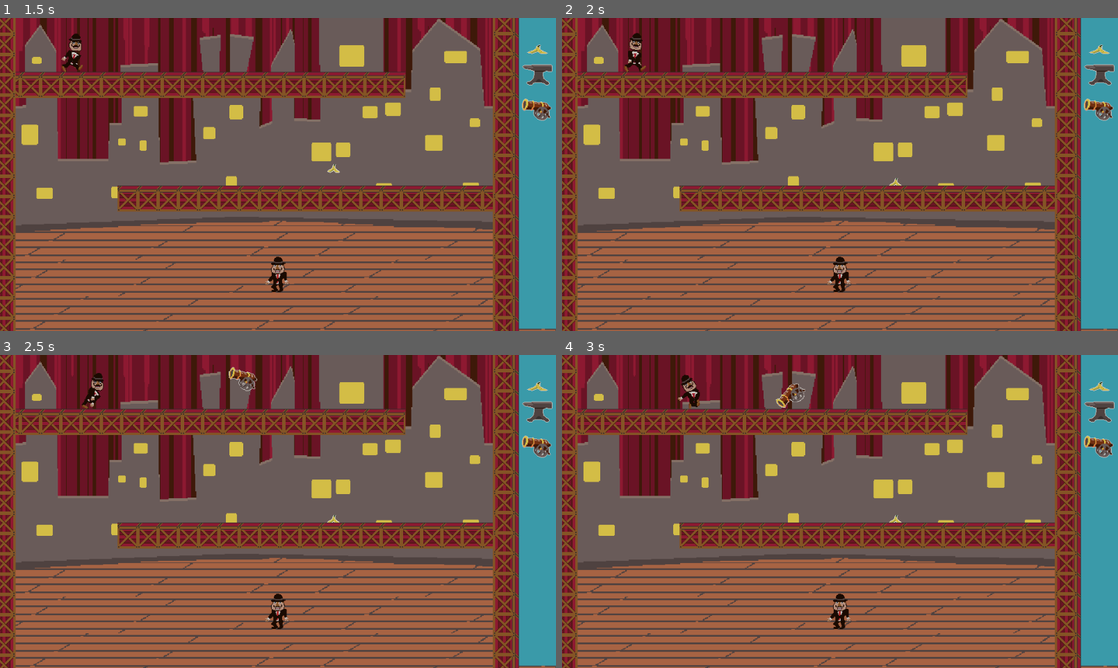
Above: before the commit, frames 1-4 (two rows, left to right).
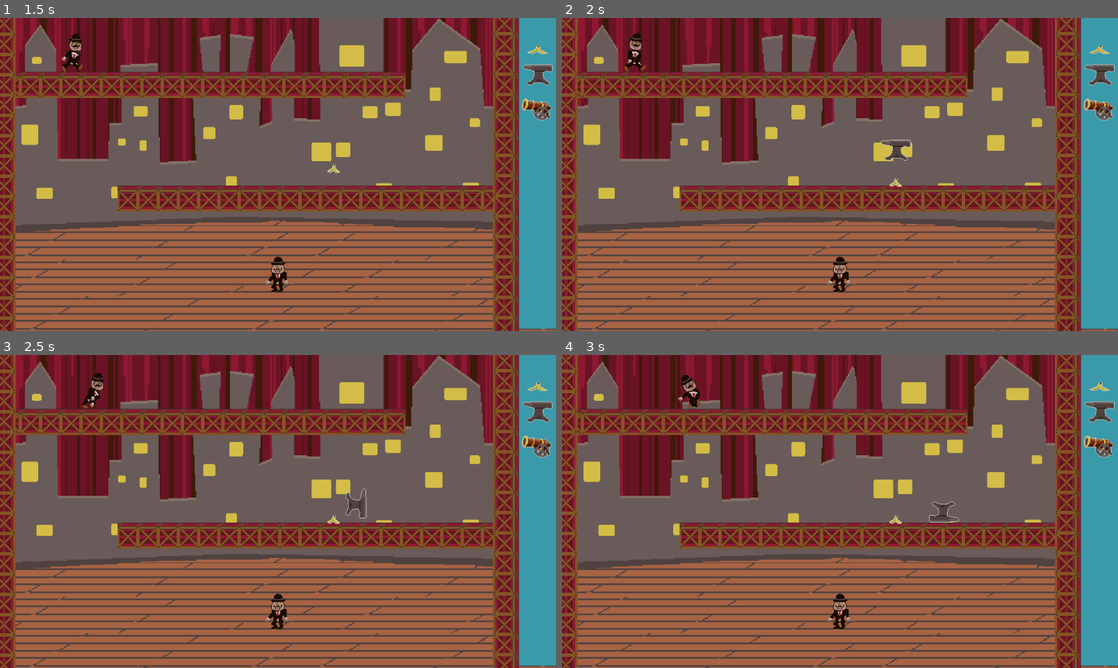
Above: after the commit, the same moments.

Repository: Rotta-Games/slapstick_lemmings
Game: Godot game, scene res://test_level.tscn
The game is run twice, just before and just after one commit, with the same random seed, the same clock (stepped at 60 frames per second) and the same inputs. This scene is started directly instead of the project's main scene.
Inputs (mouse positions are in pixels of both pictures, inside the frame that each line leads up to):
- Up to frame 1 (1.5 s): tap Enter at 0.5 s; drag from (539, 49) to (333, 105) at 0.52 s; drag from (539, 74) to (333, 121) at 1.27 s
- Up to frame 2 (2 s): no input
- Up to frame 3 (2.5 s): move the mouse to (539, 445) at 2.02 s; hold D from 2.03 s (still down); click (539, 445) at 2.17 s
- Up to frame 4 (3 s): release D at 2.75 s; drag from (812, 574) to (673, 464) at 2.77 s

Frame 1 is identical in both runs. In frame 2, 0.2% of the frame differs, in the area x 57-63%, y 38-54%; in frame 3, 0.4%, in the area x 41-66%, y 3-54%; in frame 4, 0.4%.

Commit message:
Drag them all

Diff:
--- a/drag_item.gd
+++ b/drag_item.gd
@@ -1,6 +1,8 @@
 extends TextureRect
 
 @export var item_scene: PackedScene
+
+var item_body: PackedScene = preload("res://scenes/item_body.tscn")
 
 
 # Called when the node enters the scene tree for the first time.
@@ -17,6 +19,7 @@
 	if event is InputEventMouseButton:
 		if event.button_index == MOUSE_BUTTON_LEFT and event.pressed:
 			Global.is_dragging = true
-			var container = get_node("%DragContainer")
-			var item = item_scene.instantiate()
-			container.add_child(item)
+
+			var item = item_body.instantiate()
+			item.prop_scene = item_scene
+			get_tree().root.add_child(item)
--- a/scenes/item_body.gd
+++ b/scenes/item_body.gd
@@ -1,49 +1,51 @@
-extends RigidBody2D
+extends Node2D
 
-@onready var sprite = $Spriit
-
-var texture: CompressedTexture2D
-
-var draggable = true
+var prop_scene: PackedScene
+var prop: Node2D
+var orig_gravity_scale: float
 
 var last_mouse_pos = Vector2()
 var last_diff = float()
 
 # Called when the node enters the scene tree for the first time.
 func _ready():
-	self.sprite.texture = self.texture
 	var mouse_pos = get_viewport().get_mouse_position()
 	set_global_position(mouse_pos)
-	self.gravity_scale = 0
+
+	self.prop = prop_scene.instantiate()
+	self.orig_gravity_scale = self.prop.gravity_scale
+	self.prop.gravity_scale = 0
+	self.add_child(self.prop)
 
 
-# Called every frame. 'delta' is the elapsed time since the previous frame.
 func _process(delta):
-	if draggable and Global.is_dragging:
+	if Global.is_dragging:
 		var mouse_pos = get_viewport().get_mouse_position()
+
 		var pos = get_global_position()
+		last_mouse_pos = mouse_pos
 
-		var dir = pos.direction_to(mouse_pos)
 		var diff = pos.distance_to(mouse_pos)
+		last_diff = diff
 
 		set_global_position(mouse_pos)
 
-		last_mouse_pos = mouse_pos
-		last_diff = diff
-
 
 func _input(event):
-	if not draggable:
-		return
 	if event is InputEventMouseButton:
 		if event.button_index == MOUSE_BUTTON_LEFT and not event.pressed:
-			self.draggable = false
-			self.gravity_scale = 1
 			var mouse_pos = get_viewport().get_mouse_position()
 
 			var diff = mouse_pos - last_mouse_pos
-			print(diff)
-			apply_central_force(diff * 1000)
+
+			self.remove_child(self.prop)
+			get_tree().root.add_child(self.prop)
+
+			self.prop.set_global_position(mouse_pos)
+			self.prop.gravity_scale = self.orig_gravity_scale
+			self.prop.apply_central_force(diff * 1000)
+
+			self.queue_free()
 
 
 func set_sprite_texture(texture: CompressedTexture2D):
--- a/scenes/item_body.tscn
+++ b/scenes/item_body.tscn
@@ -1,15 +1,6 @@
-[gd_scene load_steps=4 format=3 uid="uid://c3r44s8j58k4w"]
+[gd_scene load_steps=2 format=3 uid="uid://c3r44s8j58k4w"]
 
 [ext_resource type="Script" path="res://scenes/item_body.gd" id="1_qyvok"]
-[ext_resource type="Texture2D" uid="uid://dmdrolaneupfy" path="res://assets/gfx/player.png" id="2_tlyys"]
 
-[sub_resource type="CircleShape2D" id="CircleShape2D_7wu1o"]
-
-[node name="ItemBody" type="RigidBody2D"]
+[node name="ItemBody" type="Node2D"]
 script = ExtResource("1_qyvok")
-
-[node name="Spriit" type="Sprite2D" parent="."]
-texture = ExtResource("2_tlyys")
-
-[node name="CollisionShape2D" type="CollisionShape2D" parent="."]
-shape = SubResource("CircleShape2D_7wu1o")
--- a/scenes/props/banana.gd
+++ b/scenes/props/banana.gd
@@ -9,39 +9,6 @@
 var last_mouse_pos = Vector2()
 var last_diff = float()
 var is_destroyed = true
-
-func _ready():
-	var mouse_pos = get_viewport().get_mouse_position()
-	set_global_position(mouse_pos)
-	self.gravity_scale = 0
-
-
-func _process(delta):
-	if draggable and Global.is_dragging:
-		var mouse_pos = get_viewport().get_mouse_position()
-
-		var pos = get_global_position()
-		last_mouse_pos = mouse_pos
-
-		var diff = pos.distance_to(mouse_pos)
-		last_diff = diff
-
-		set_global_position(mouse_pos)
-
-
-
-func _input(event):
-	if not draggable:
-		return
-	if event is InputEventMouseButton:
-		if event.button_index == MOUSE_BUTTON_LEFT and not event.pressed:
-			self.draggable = false
-			self.gravity_scale = 1
-			var mouse_pos = get_viewport().get_mouse_position()
-
-			var diff = mouse_pos - last_mouse_pos
-			apply_central_force(diff * 1000)
-
 
 func _on_static_body_2d_body_entered(body):
 	if is_destroyed:
Not shown: 1 places in test_level.tscn that only renumber resources
